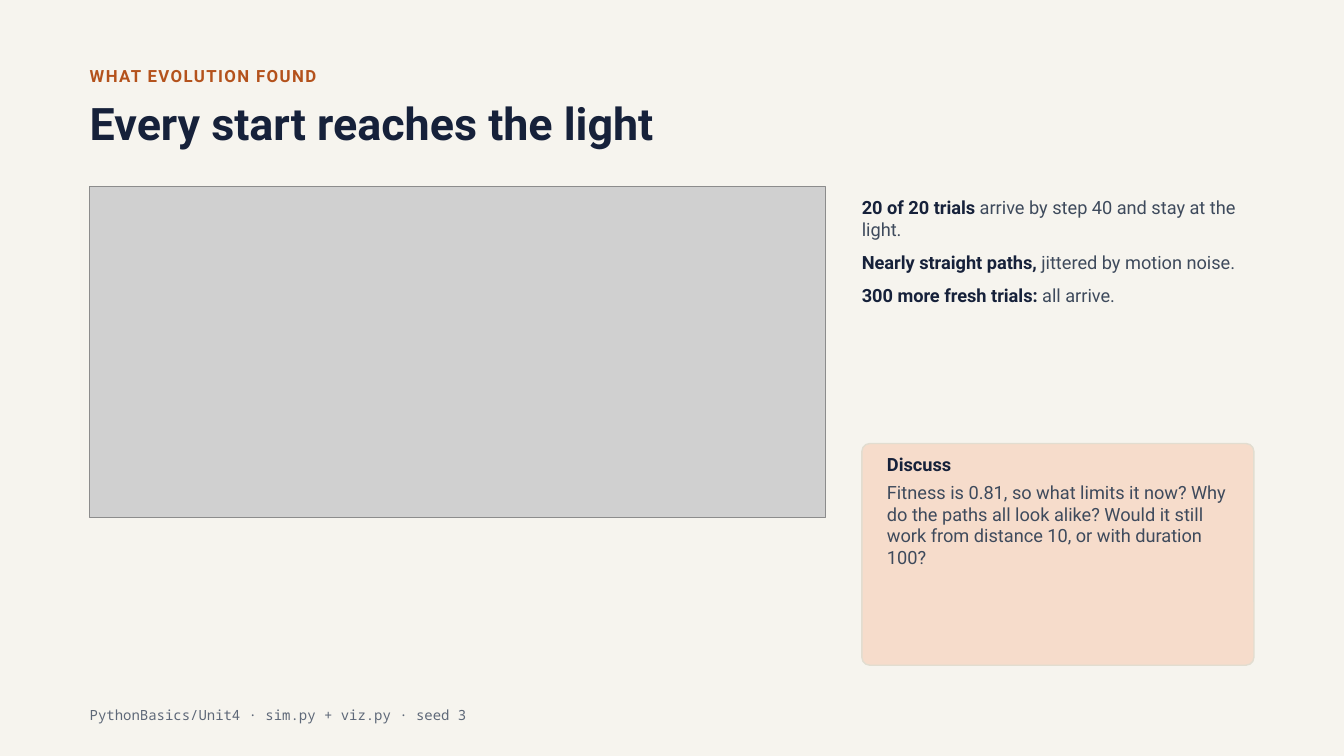
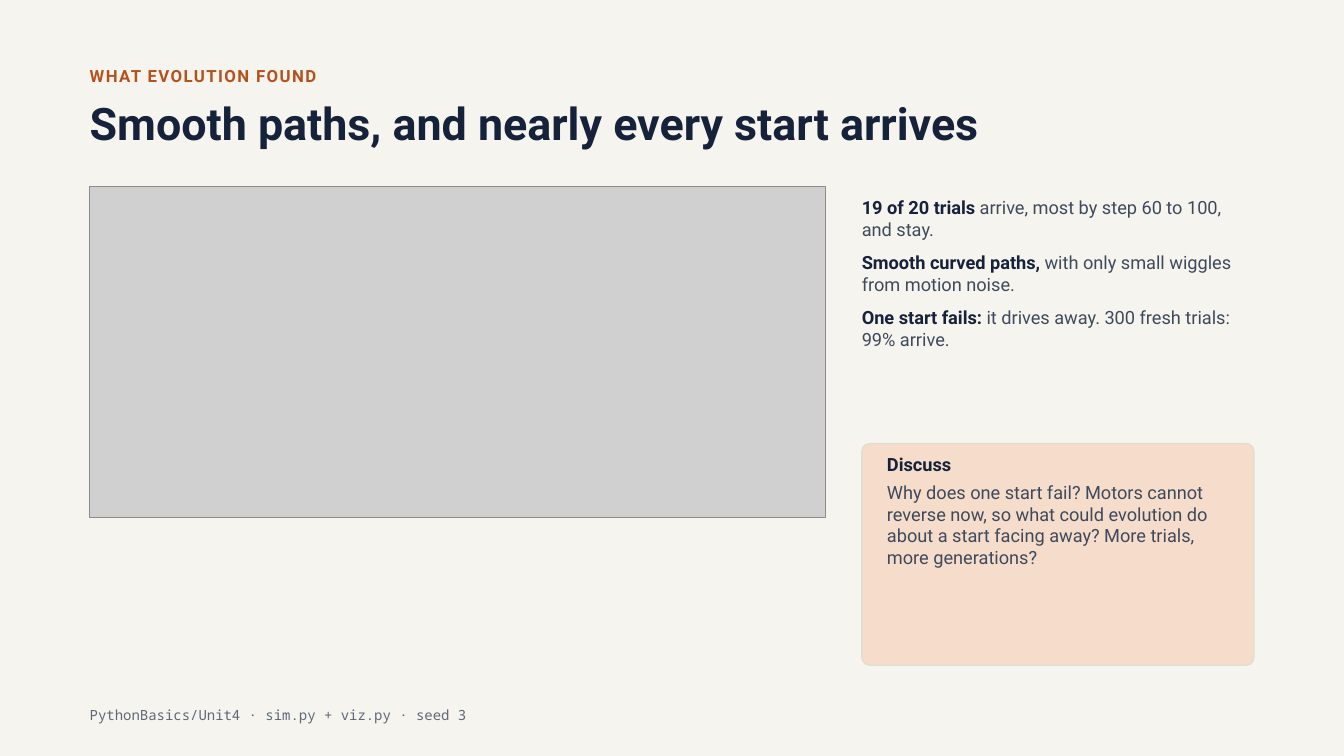
Before and after one commit to edizquierdo/ECE497_Fall2026, a slide deck: slide 16 of PythonBasics/Unit4/L4 Demos.pptx. Drawn at 1344x756 pixels with LibreOffice and Linux fonts; fonts in the diff are those of the drawing; grey boxes stand for pictures. Boxes give left, top, right and bottom in pixels: in the first picture for what was removed or moved away, otherwise in the second. Text is boxed around its words. In the diff, an @@ line names an element or a change of style, - is before the commit and + after.

```diff
--- a/PythonBasics/Unit4/L4 Demos.pptx
+++ b/PythonBasics/Unit4/L4 Demos.pptx
@@ text at box(90, 106, 978, 150): text changed @@
-Every start reaches the light
+Smooth paths, and nearly every start arrives
@@ text at box(862, 200, 1231, 346): text changed @@
-• 20 of 20 trials arrive by step 40 and stay at the light.
-• Nearly straight paths, jittered by motion noise.
-• 300 more fresh trials: all arrive.
+• 19 of 20 trials arrive, most by step 60 to 100, and stay.
+• Smooth curved paths, with only small wiggles from motion noise.
+• One start fails: it drives away. 300 fresh trials: 99% arrive.
@@ text at box(887, 485, 1208, 568): text changed @@
-Fitness is 0.81, so what limits it now? Why do the paths all look alike? Would it still work from distance 10, or with duration 100?
+Why does one start fail? Motors cannot reverse now, so what could evolution do about a start facing away? More trials, more generations?
```
Also in this commit, not shown: 8 other slides changed, 5 other files.
